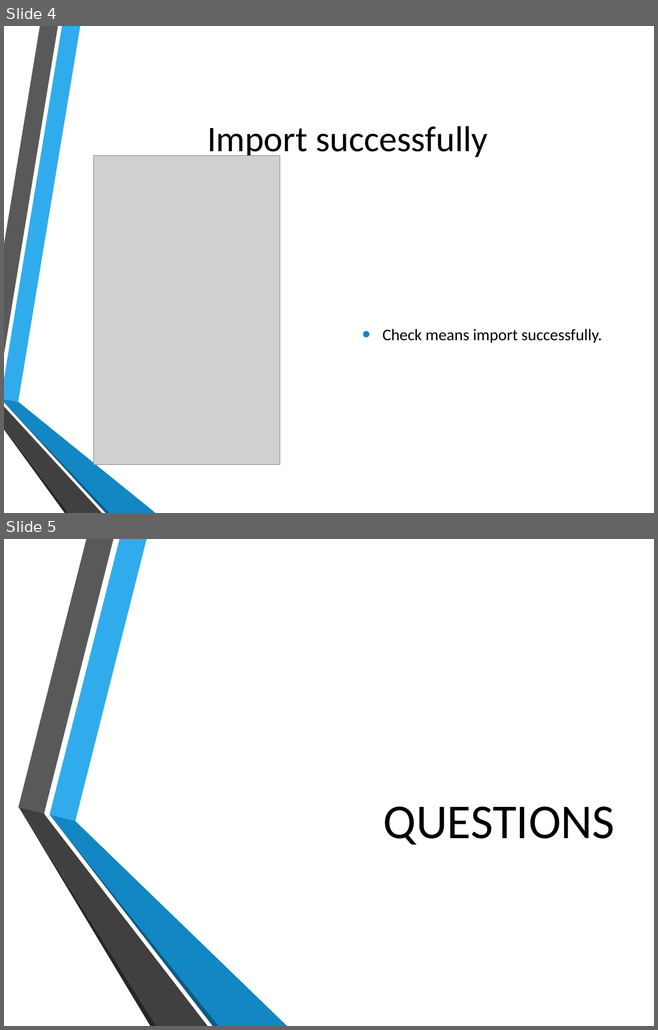
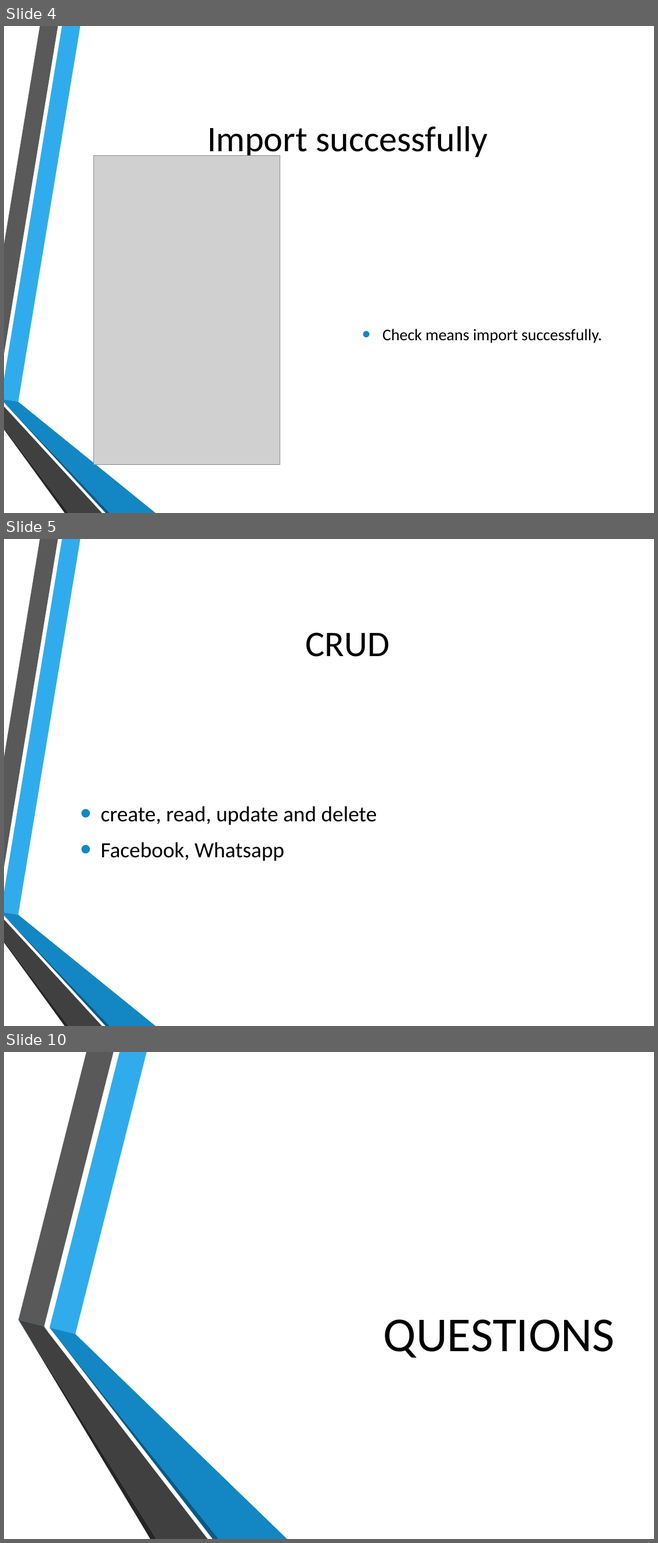
Before and after one commit to hatted/fevaworks-php, a slide deck: php-fw9/SMS.pptx. Shown one above the other, each under a label of ours: slides 4 and 5 before the commit, slides 4, 5 and 10 after it; the slides between them are not shown. The pictures are 658x1030 and 658x1543 pixels, drawn with LibreOffice and Linux fonts; fonts in the diff are those of the drawing; grey boxes stand for pictures; background and template pictures are left out. Boxes give left, top, right and bottom in pixels: in the first picture for what was removed or moved away, otherwise in the second. Text is boxed around its words. In the diff, an @@ line names an element or a change of style, - is before the commit and + after.

```diff
--- a/php-fw9/SMS.pptx
+++ b/php-fw9/SMS.pptx
@@ slide 5 added at bbox=[4, 539, 654, 1026], background picture (left out); not listed: 6 template elements that a slide beside it also shows @@
@@ title added at bbox=[306, 632, 390, 657], 40 pt, text #000000 @@
+CRUD
@@ text added at bbox=[101, 806, 377, 861], 24 pt, text #000000 @@
+• create, read, update and delete
+• Facebook, Whatsapp
@@ what was slide 5 is now slide 10 @@
```
Also in this commit, not shown: 4 other slides added, 2 other files.
